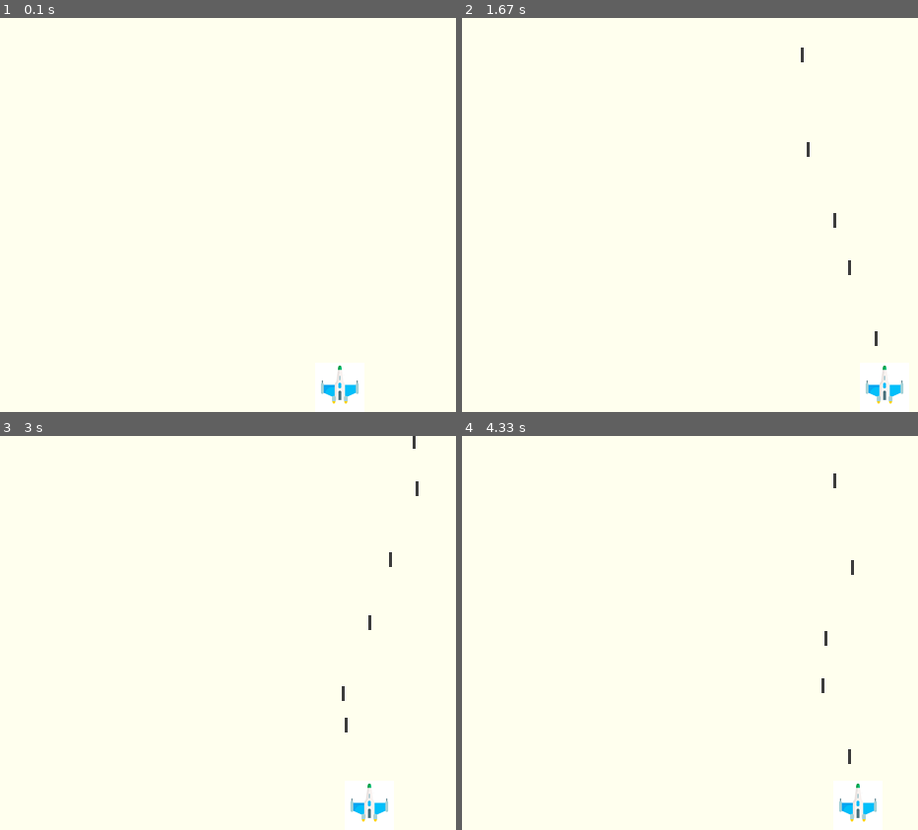
Above: before the commit, frames 1-4 (two rows, left to right).
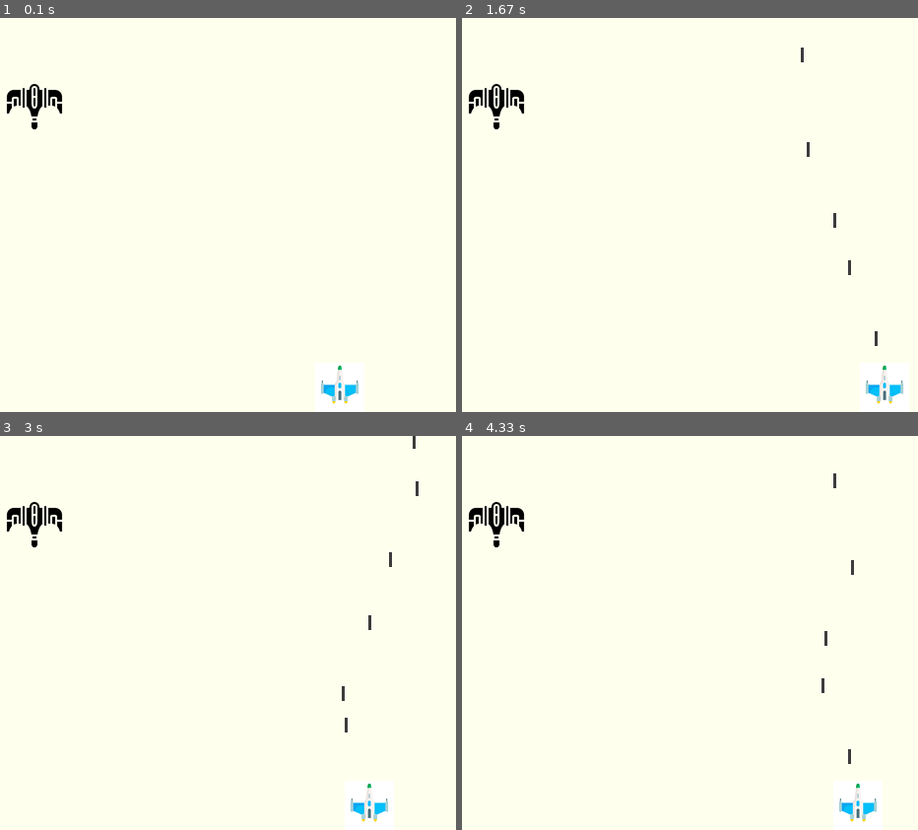
Above: after the commit, the same moments.

Repository: Ator93/pygame_shooter
Game: pygame game, started from shooter_game.py
Same seed, same stepped clock (60 frames per second), same inputs: the game is played once before the commit and once after it.
Inputs:
- Up to frame 1 (0.1 s): no input
- Up to frame 2 (1.67 s): tap Space at 0.33, 0.73, 1.03, 1.23, 1.53 s; hold Right 0.67-1.13 s; hold Right 1.17-1.63 s
- Up to frame 3 (3 s): hold Left 1.67-2.2 s; tap Space at 1.73, 2.03, 2.3, 2.6, 2.73 s; hold Left 2.23-2.63 s; hold Right from 2.67 s (still down)
- Up to frame 4 (4.33 s): tap Space at 3.03, 3.4, 3.7, 3.9, 4.2 s; release Right at 3.3 s; hold Left 3.33-3.8 s; hold Right 3.83-4.3 s

The runs differ from the first frame. In frame 1, 0.5% of the frame differs, in the area x 1-14%, y 16-29%; in frame 2, 0.5%; in frame 3, 0.5%; in frame 4, 0.5%.

Commit message:
Added aliens

Diff:
--- /dev/null
+++ b/alien.py
@@ -0,0 +1,21 @@
+import pygame
+from pygame.sprite import Sprite
+
+class Alien(Sprite):
+    """ A class that controls and manages all aliens and their behavior """
+
+    def __init__(self, sg_game):
+        """ Initialize the alien and set its starting position """
+        super().__init__()
+        self.screen = sg_game.screen
+
+        # Load the alien image and set its rect attribute
+        self.image = pygame.image.load("images/space_craft_remove_bg_2.png")
+        self.rect = self.image.get_rect()
+
+        # Start each new alien near the top left of the screen.
+        self.rect.x = self.rect.width
+        self.rect.y = self.rect.height
+
+        # Store the alien's exact horizontal position.
+        self.x = float(self.rect.x)
--- a/shooter_game.py
+++ b/shooter_game.py
@@ -2,6 +2,7 @@
 from settings import Settings
 from ship import Ship
 from bullet import Bullet
+from alien import Alien
 
 class ShooterGame:
     """ Overall class to manage game assets and behavior """
@@ -21,6 +22,11 @@
 
         # Bullet object with sprites
         self.bullets = pygame.sprite.Group()
+
+        # Alien Object
+        self.aliens = pygame.sprite.Group()
+
+        self._create_fleet()
 
     def run_game(self):
         """Start the main loop for the game. """
@@ -73,7 +79,7 @@
 
 
     def _update_bullets(self):
-        """ Update posistion of bullets and get rid of old bullets. """
+        """ Update position of bullets and get rid of old bullets. """
         # Update bullet positions.
         self.bullets.update()
 
@@ -89,7 +95,15 @@
         for bullet in self.bullets.sprites():
             bullet.draw_bullet()
         self.ship.blitme()
+        self.aliens.draw(self.screen)
         pygame.display.flip()
+
+
+    def _create_fleet(self):
+        """ Create a fleet of aliens. """
+        # Make an alien.
+        alien = Alien(self)
+        self.aliens.add(alien)
 
 
 if __name__ == "__main__":
Binary file changed: images/space_craft_remove_bg_2.png
